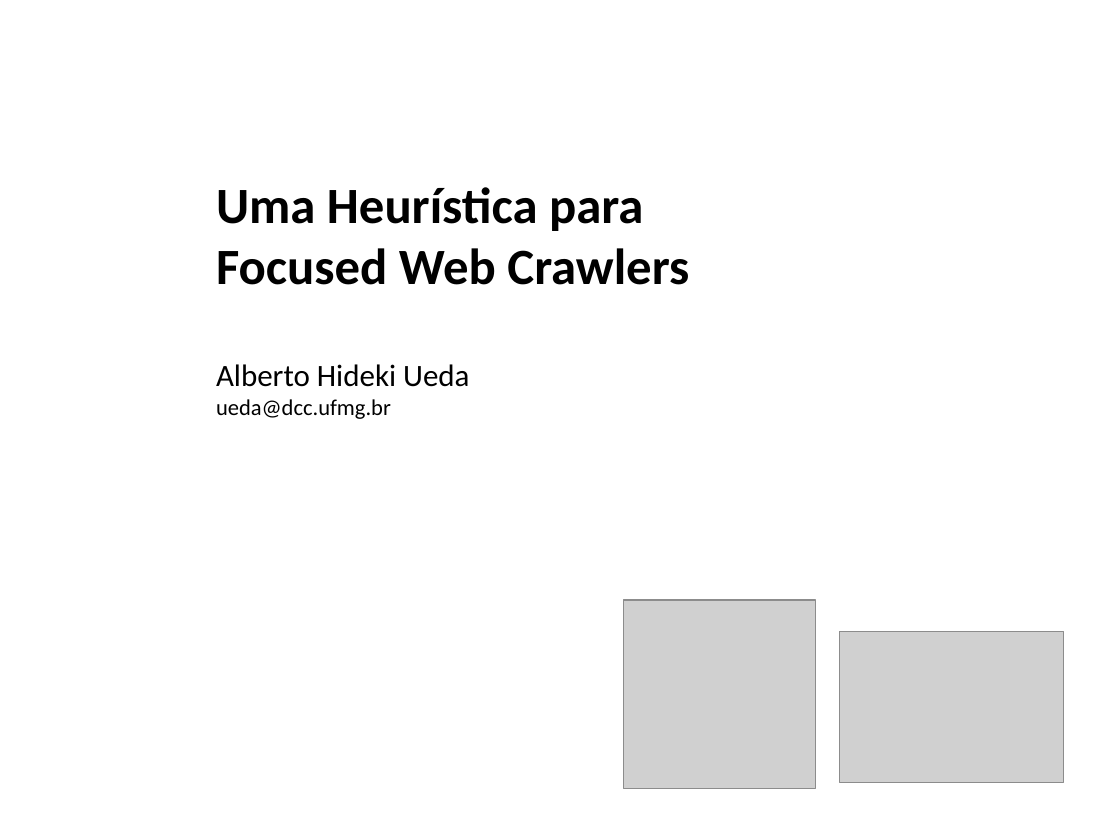
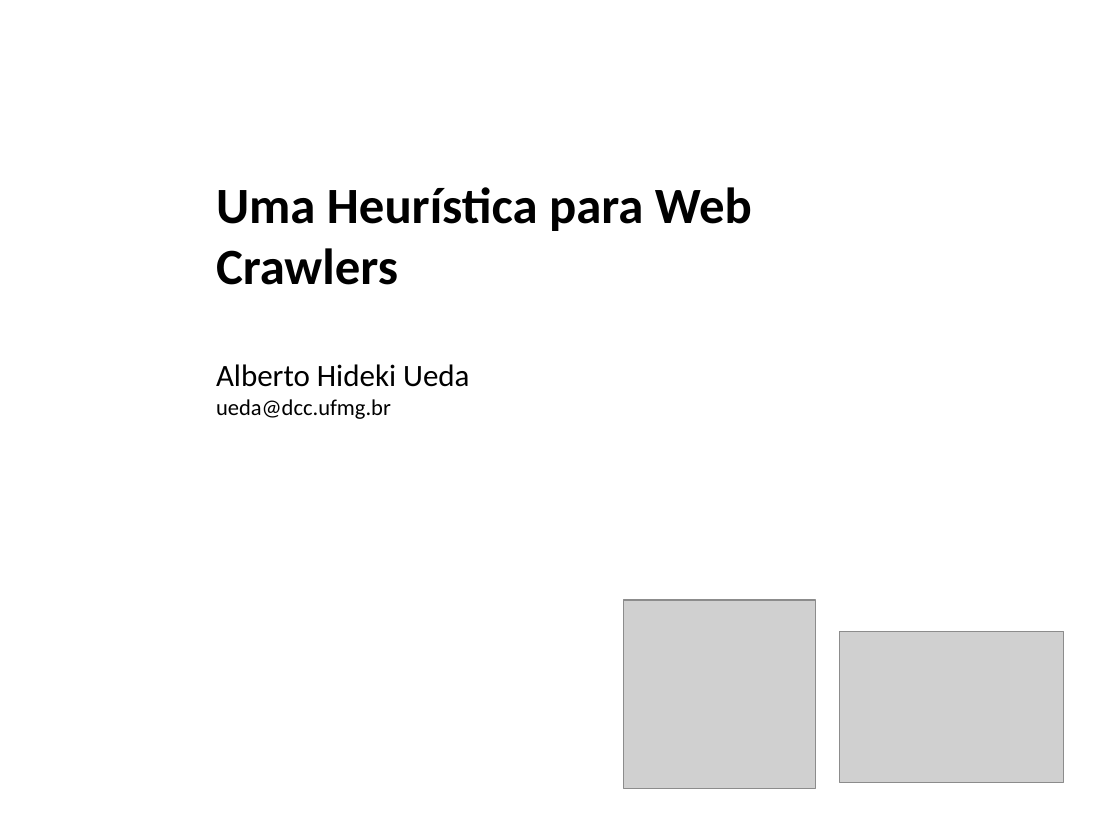
Before and after one commit to albertoueda/ufmg, a slide deck: slide 1 of paa/tp-final/apresentacao/alberto-ueda-final-tp-presentation.odp. Drawn at 1120x840 pixels with LibreOffice and Linux fonts; fonts in the diff are those of the drawing; grey boxes stand for pictures; background and template pictures are left out. Boxes give left, top, right and bottom in pixels: in the first picture for what was removed or moved away, otherwise in the second. Text is boxed around its words. In the diff, an @@ line names an element or a change of style, - is before the commit and + after.

```diff
--- a/paa/tp-final/apresentacao/alberto-ueda-final-tp-presentation.odp
+++ b/paa/tp-final/apresentacao/alberto-ueda-final-tp-presentation.odp
@@ title at (216, 187, 752, 419): text changed; bold off @@
-Uma Heurística para
-Focused Web Crawlers
-Alberto Hideki Ueda
-ueda@dcc.ufmg.br
+Uma Heurística para Web Crawlers
+Alberto Hideki Ueda
+ueda@dcc.ufmg.br
```
Also in this commit, not shown: 5 other slides changed, 5 slides added, 7 slides removed, 8 other files.
